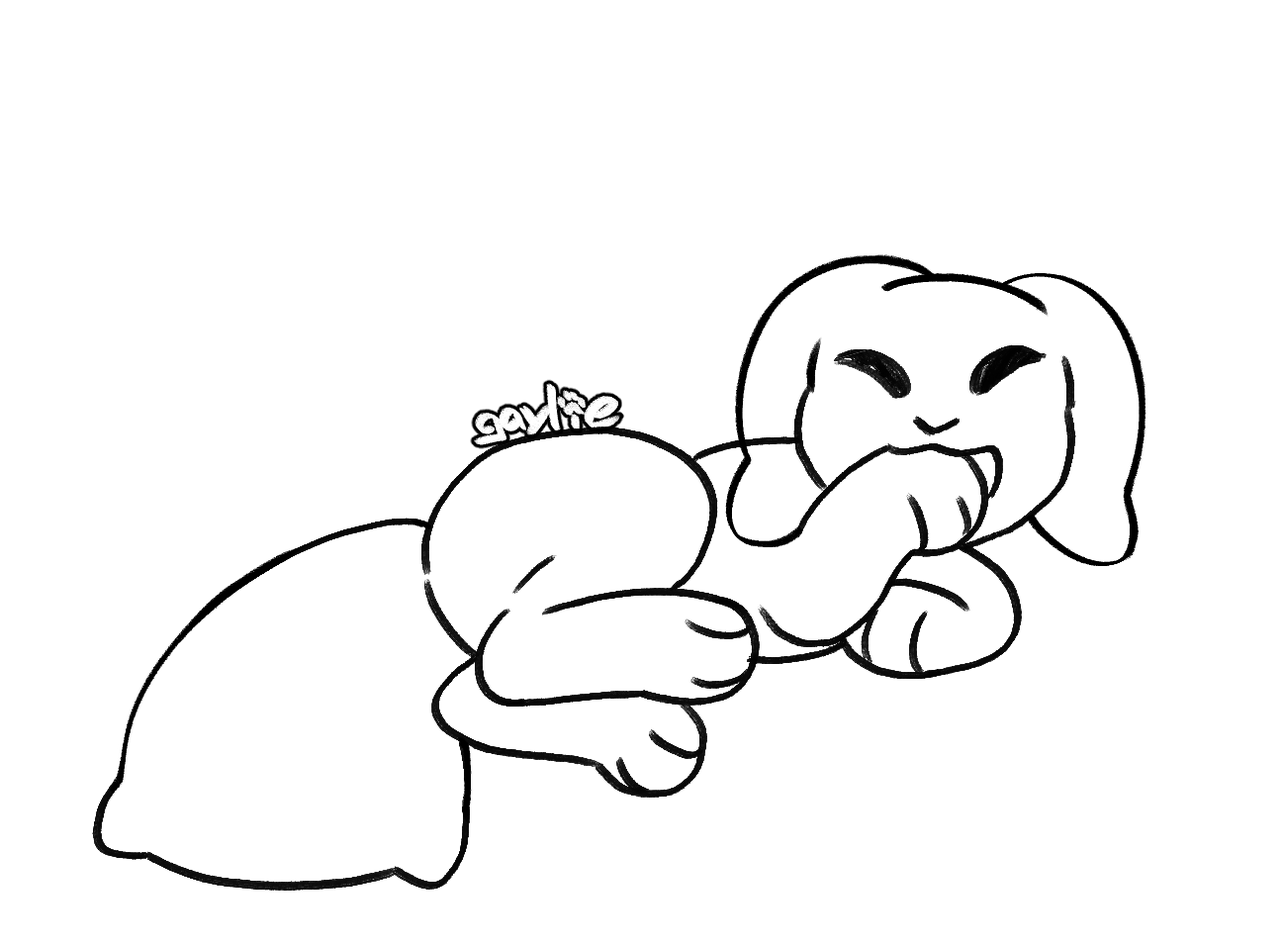
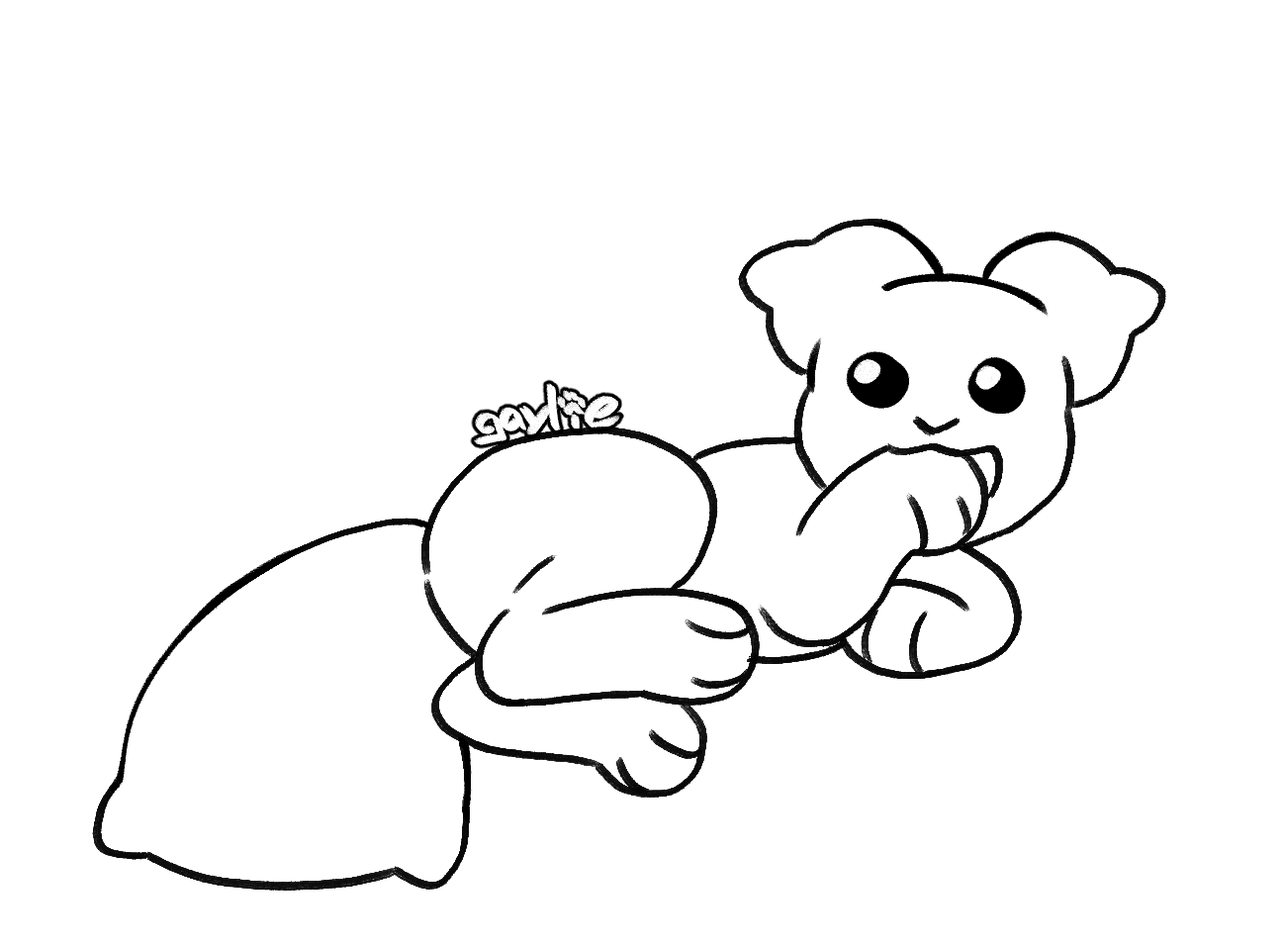
Layers edited between the first and the second 1282 x 948 image:
hid "standard droop" over [725, 254, 1147, 566]
showed "bob" over [738, 218, 1167, 409]
showed "beads" over [845, 351, 1027, 414]
hid "closed" over [834, 344, 1047, 399]
